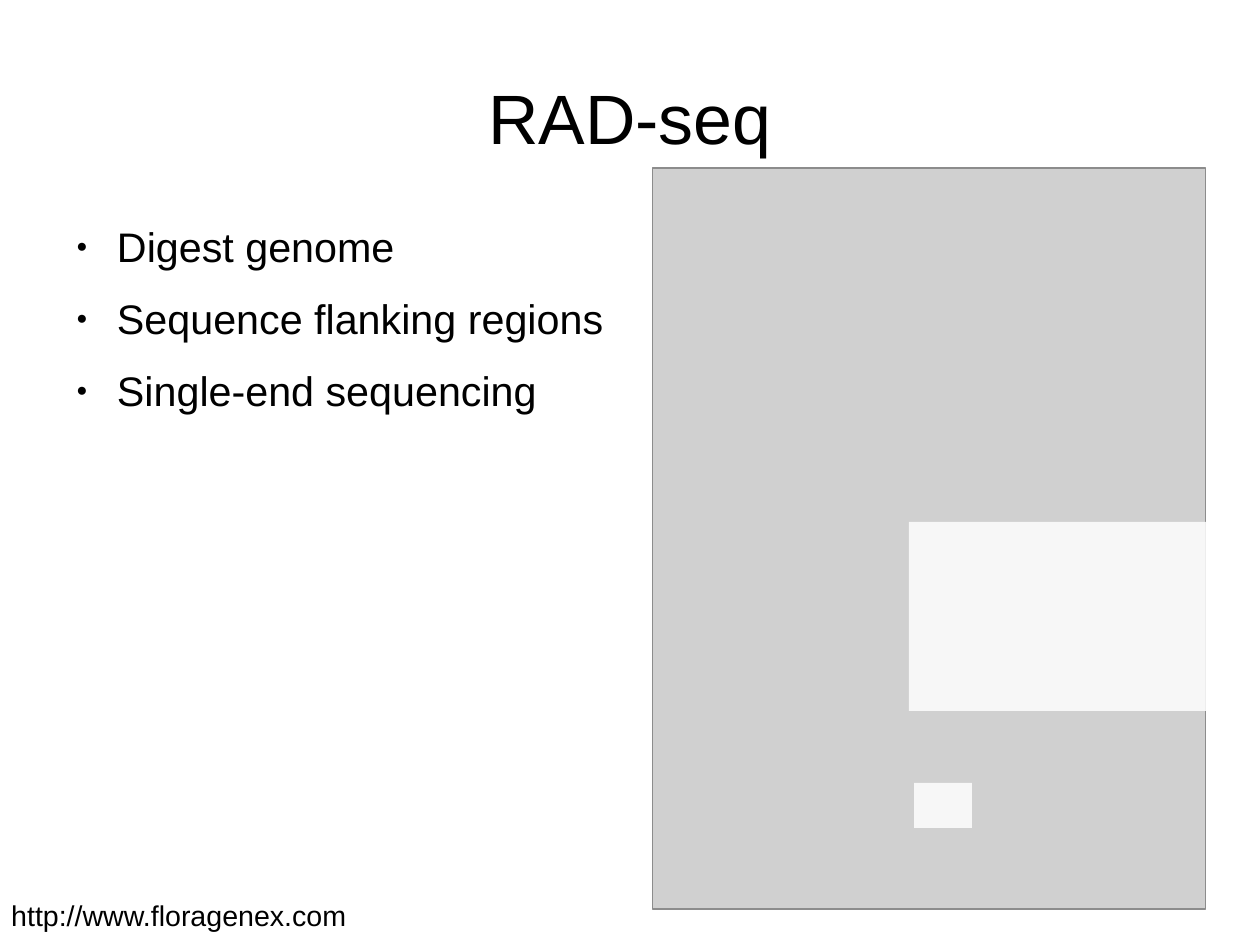
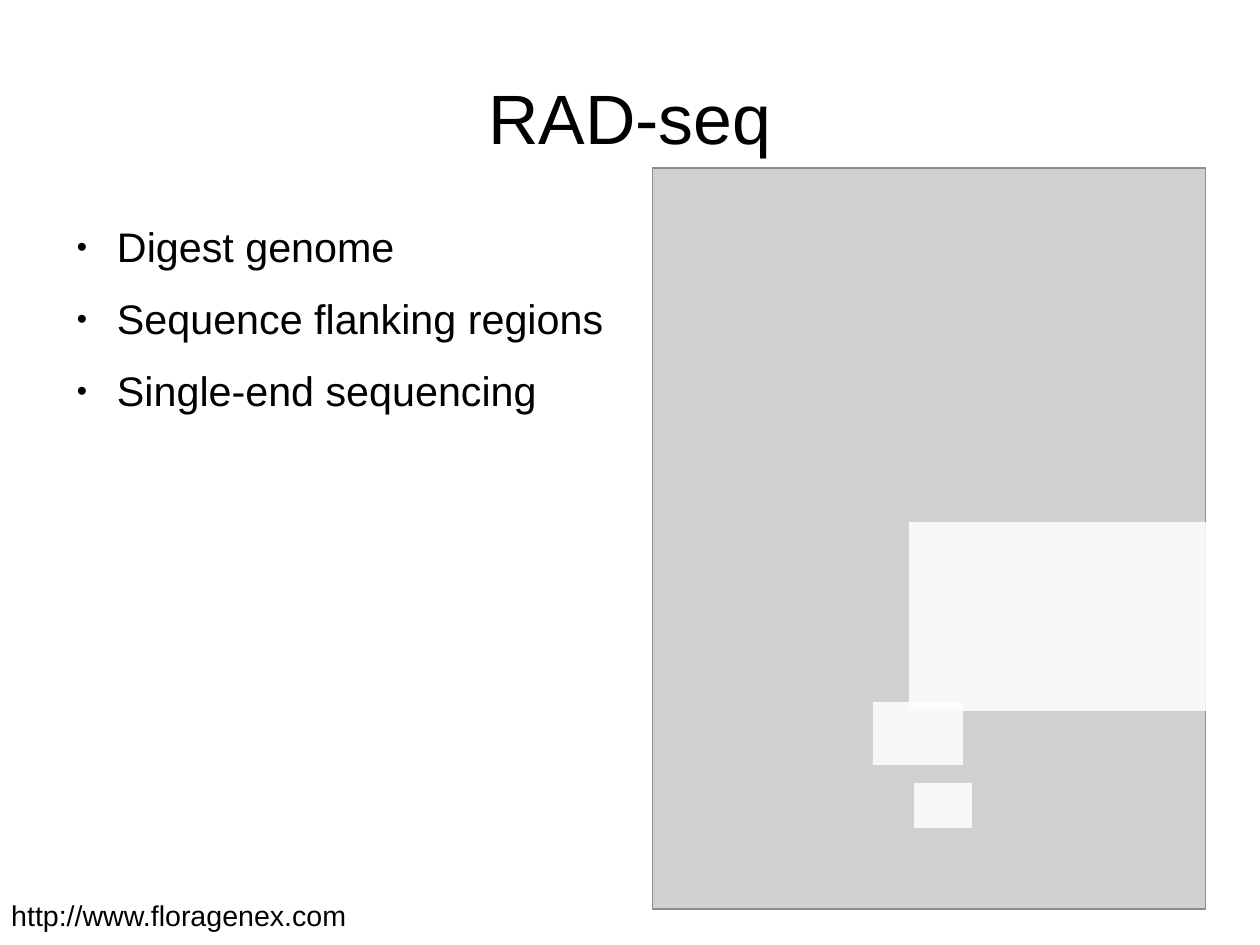
Before and after one commit to cmdoret/master_archive, a slide deck: slide 9 of reports/presentations/lab_meeting_20170712/lab_meeting_20170712.odp (slide 7 before the commit). Drawn at 1260x945 pixels with LibreOffice and Linux fonts; fonts in the diff are those of the drawing; grey boxes stand for pictures. Boxes give left, top, right and bottom in pixels: in the first picture for what was removed or moved away, otherwise in the second. Text is boxed around its words. In the diff, an @@ line names an element or a change of style, - is before the commit and + after.

```diff
--- a/reports/presentations/lab_meeting_20170712/lab_meeting_20170712.odp
+++ b/reports/presentations/lab_meeting_20170712/lab_meeting_20170712.odp
@@ rectangle added at <box>874,702,964,765</box>, fill #FFFFFF at 85% opacity @@
```
Also in this commit, not shown: 5 other slides changed, 8 slides added, 21 other files.
